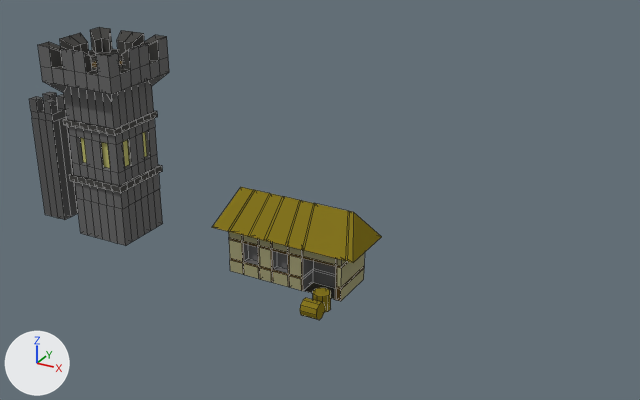
The Blender file Procedural-Generation/Assets/Blender/Buildings.blend as it was, and as the next commit left it.
One viewpoint serves both versions: a 50 mm camera at (12.58, -21.34, 13.44) aimed at (0.83, 0.04, 2.75). The axes (+X, +Y, +Z) are drawn at lower left. The lights are the same throughout. Mesh edges are drawn as thin lines.

Objects in the first picture: 'FarmHouse', 'Keep', 'Wall'.
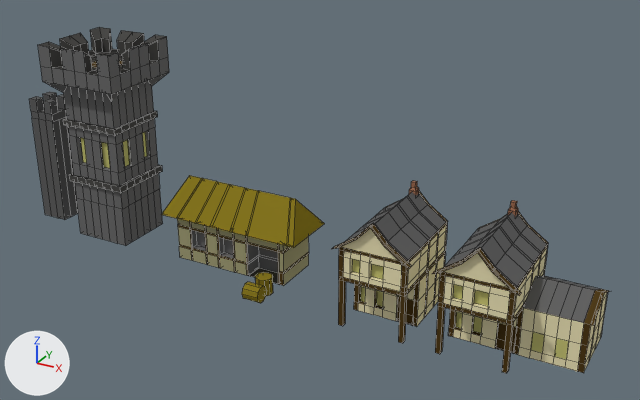
The newer file is also turned or shifted as a whole; pictures and numbers use the older file's frame.

The change, as JSON lines over the scene's bpy script:
```json
{"op": "add", "block": "mat_chimney", "code": ["mat_chimney = diffuse_material('Chimney')", "mat_chimney.base_color = (0.342, 0.15, 0.083)  # brown #9e6c51"]}
{"op": "add", "block": "mat_roof", "code": ["mat_roof = diffuse_material('Roof')", "mat_roof.base_color = (0.124, 0.124, 0.124)  # dark grey #636363"]}
{"op": "add", "block": "mat_buildingmain", "code": ["mat_buildingmain = diffuse_material('BuildingMain')", "mat_buildingmain.base_color = (0.828, 0.757, 0.464)  # beige #ebe2b5"]}
{"op": "add", "block": "me_cube_004", "code": ["me_cube_004 = bpy.data.meshes.new('Cube.004')", "me_cube_004.from_pydata(...)  # 388 vertices, 376 faces; spans x -1.16..1.16, y -2.14..1.0, z 0.0..3.62", "# faces by material slot: [221, 4, 107, 31, 13]", "me_cube_004.materials.append(mat_wood)  # brown #4e3b1b", "me_cube_004.materials.append(mat_window)  # yellow #c5c375", "me_cube_004.materials.append(mat_buildingmain)  # beige #ebe2b5", "me_cube_004.materials.append(mat_roof)  # dark grey #636363", "me_cube_004.materials.append(mat_chimney)  # brown #9e6c51"]}
{"op": "add", "block": "me_cube_005", "code": ["me_cube_005 = bpy.data.meshes.new('Cube.005')", "me_cube_005.from_pydata(...)  # 516 vertices, 508 faces; spans x -1.16..2.83, y -2.14..1.0, z 0.0..3.62", "# faces by material slot: [277, 10, 167, 41, 13]", "me_cube_005.materials.append(mat_wood)  # brown #4e3b1b", "me_cube_005.materials.append(mat_window)  # yellow #c5c375", "me_cube_005.materials.append(mat_buildingmain)  # beige #ebe2b5", "me_cube_005.materials.append(mat_roof)  # dark grey #636363", "me_cube_005.materials.append(mat_chimney)  # brown #9e6c51"]}
{"op": "set", "path": "ob_farmhouse.location", "old": "(0.0, 0.0, 0.0)", "new": "(-1.99, 0.0, 0.0)"}
{"op": "add", "block": "ob_house_1", "code": ["ob_house_1 = bpy.data.objects.new('House_1', me_cube_004)", "ob_house_1.location = (3.53, 0.0, 0.0)"]}
{"op": "add", "block": "ob_house_2", "code": ["ob_house_2 = bpy.data.objects.new('House_2', me_cube_005)", "ob_house_2.location = (6.49, 0.0, 0.0)"]}
```

Location of each change, (x1, y1, x2, y2) in pixels of the pictures (640 x 400 px):
```json
{"object": "FarmHouse", "change": "moved", "before": [212, 187, 382, 320], "after": [161, 175, 325, 303]}
{"object": "House_2", "change": "added", "after": [432, 200, 610, 373], "faces in mat_buildingmain (beige #ebe2b5)": [443, 248, 607, 371], "faces in mat_roof (dark grey #636363)": [443, 212, 600, 323], "faces in mat_wood (brown #4e3b1b)": [432, 211, 610, 373], "faces in mat_window (yellow #c5c375)": [453, 284, 568, 360]}
{"object": "House_1", "change": "added", "after": [332, 181, 448, 343], "faces in mat_buildingmain (beige #ebe2b5)": [341, 226, 446, 326], "faces in mat_wood (brown #4e3b1b)": [332, 191, 448, 343], "faces in mat_roof (dark grey #636363)": [346, 192, 446, 261], "faces in mat_window (yellow #c5c375)": [352, 259, 384, 307]}
```
